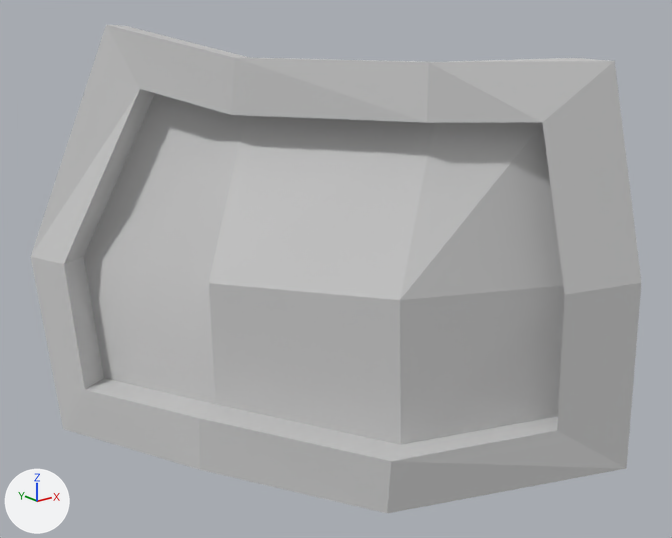
The FBX model GGJUnityProject/Assets/Parts/RHdoor.FBX, before and after one commit.
Camera for both pictures: a 50 mm lens placed at (-82.9, -110.8, 37.3), pointed at (-20.8, -33.2, 6.3). The lights are fixed; the arrows at lower left show +X, +Y and +Z.

Before the edit, the objects in view are built like this:
```python
mat_01___default = principled_material('01 - Default')
mat_01___default.base_color = (0.588, 0.588, 0.588)  # light grey #cacaca
mat_01___default.roughness = 0.859
me_mesh = bpy.data.meshes.new('Mesh')
me_mesh.from_pydata(...)  # 42 vertices, 72 faces; spans x -58.8..-3.0, y -46.1..1.3, z 0.0..45.0
me_mesh.materials.append(mat_01___default)  # light grey #cacaca
ob_rhdoor = bpy.data.objects.new('RhDoor', me_mesh)
ob_rhdoor.location = (0.0, 0.0, 31.0)
ob_rhdoor.rotation_euler = (-1.571, 0.0, -1.571)  # degrees (-90, 0, -90)
ob_rhdoor.scale = (-1.0, -1.0, -1.0)
```
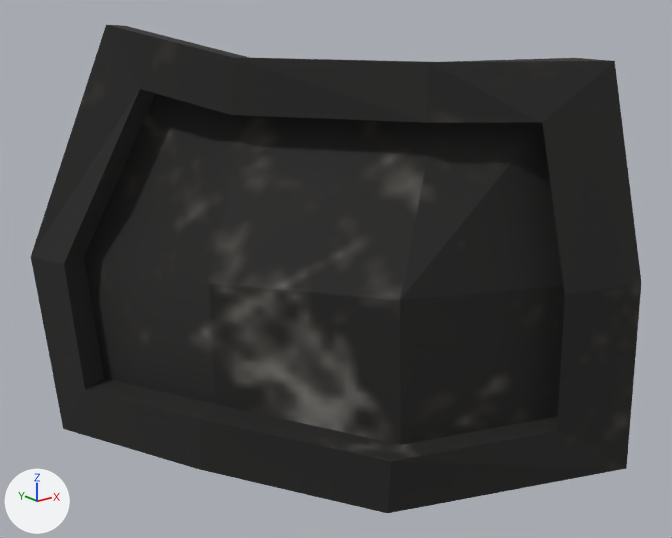
What changed in the scene script:
```text
Add img_bosstexture_psd:
    img_bosstexture_psd = load_image('BossTexture.PSD', '../Materials/BossTexture.png', 2048, 2048, 'sRGB')
Change mat_01___default:
    remove mat_01___default.base_color = (0.588, 0.588, 0.588)  # light grey #cacaca
    add mat_01___default.texture = img_bosstexture_psd
```

Changed parts and their boxes (x1, y1, x2, y2) in the pictures (672 x 538 px):
'RhDoor', surface changed (grey to black)
    both: (31, 25, 641, 513)
